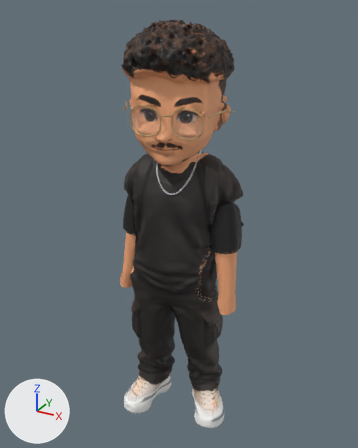
The glTF model apps/client/public/assets/characters/ammar.glb, before and after one commit.
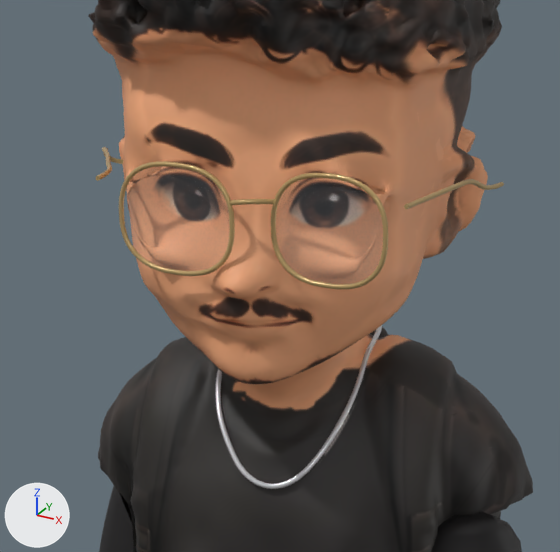
Old and new are each drawn whole from a 50 mm camera at (0.542, -1.012, 1.026) aimed at (-0.017, 0.003, 0.518) and again close up on the part from 27% to 70% of the width and 14% to 47% of the height. The lights are fixed; the arrows at lower left show +X, +Y and +Z. The last two pictures show the newer version. Where no turn or scale is listed for an object, it has been applied to the vertices.
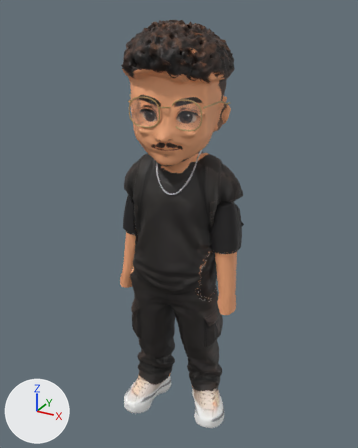
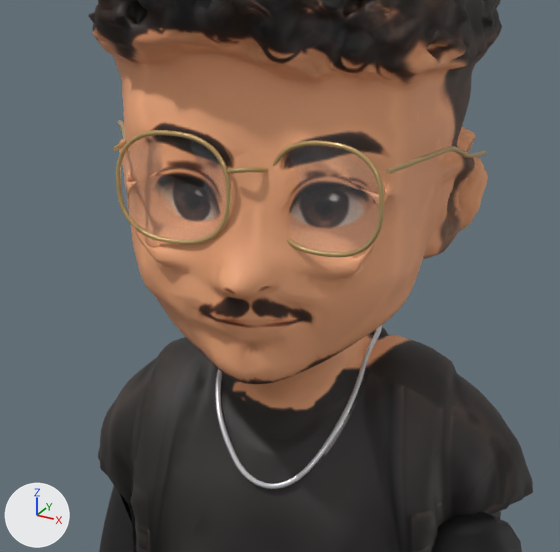
Boxes (x1, y1, x2, y2) around the edits, measured in the close-ups (560 x 552 px):
'Mesh_3', moved
    before: (276, 178, 383, 284)
    after: (288, 146, 379, 252)
'Mesh_2', moved
    before: (124, 166, 230, 271)
    after: (121, 135, 226, 240)
'Mesh_4', moved
    before: (119, 161, 235, 276)
    after: (116, 130, 231, 245)
'Mesh_5', moved
    before: (271, 173, 388, 289)
    after: (273, 140, 384, 257)
'Mesh_7', moved
    before: (404, 179, 504, 209)
    after: (386, 146, 486, 174)
'Mesh_1', moved
    before: (230, 199, 274, 205)
    after: (227, 167, 268, 174)
'Mesh_6', moved
    before: (96, 147, 123, 181)
    after: (113, 120, 126, 151)

Patch to the scene script:
```diff
--- a/apps/client/public/assets/characters/ammar.glb.py
+++ b/apps/client/public/assets/characters/ammar.glb.py
@@ ob_mesh_1 @@
 ob_mesh_1 = bpy.data.objects.new('Mesh_1', me_mesh_1)
-ob_mesh_1.location = (-0.1747, 0.1785, 0.0)
+ob_mesh_1.location = (-0.1817, 0.187, 0.0153)
@@ ob_mesh_2 @@
 ob_mesh_2 = bpy.data.objects.new('Mesh_2', me_mesh_2)
-ob_mesh_2.location = (-0.1747, 0.1785, 0.0)
+ob_mesh_2.location = (-0.1817, 0.187, 0.0153)
@@ ob_mesh_3 @@
 ob_mesh_3 = bpy.data.objects.new('Mesh_3', me_mesh_3)
-ob_mesh_3.location = (-0.1747, 0.1785, 0.0)
+ob_mesh_3.location = (-0.1817, 0.187, 0.0153)
@@ ob_mesh_4 @@
 ob_mesh_4 = bpy.data.objects.new('Mesh_4', me_mesh_4)
-ob_mesh_4.location = (-0.1747, 0.1785, 0.0)
+ob_mesh_4.location = (-0.1817, 0.187, 0.0153)
@@ ob_mesh_5 @@
 ob_mesh_5 = bpy.data.objects.new('Mesh_5', me_mesh_5)
-ob_mesh_5.location = (-0.1747, 0.1785, 0.0)
+ob_mesh_5.location = (-0.1817, 0.187, 0.0153)
@@ ob_mesh_6 @@
 ob_mesh_6 = bpy.data.objects.new('Mesh_6', me_mesh_6)
-ob_mesh_6.location = (-0.1747, 0.1785, 0.0)
+ob_mesh_6.location = (-0.1692, 0.189, 0.0153)
@@ ob_mesh_7 @@
 ob_mesh_7 = bpy.data.objects.new('Mesh_7', me_mesh_7)
-ob_mesh_7.location = (-0.1747, 0.1785, 0.0)
+ob_mesh_7.location = (-0.1912, 0.189, 0.0153)
```
